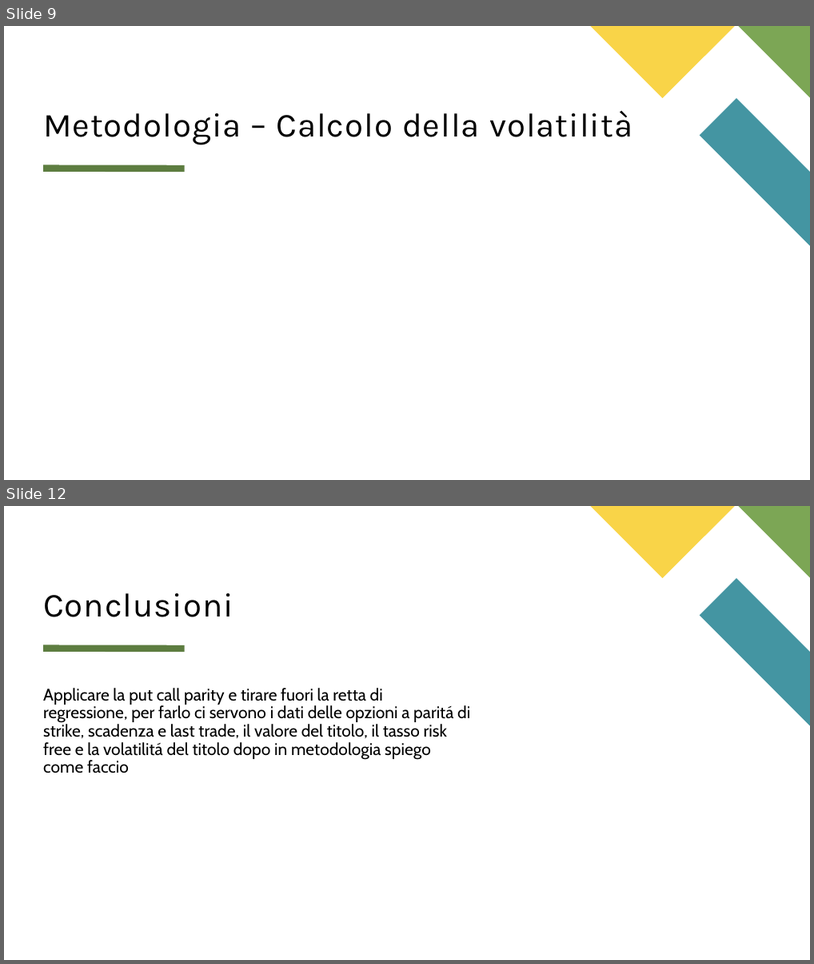
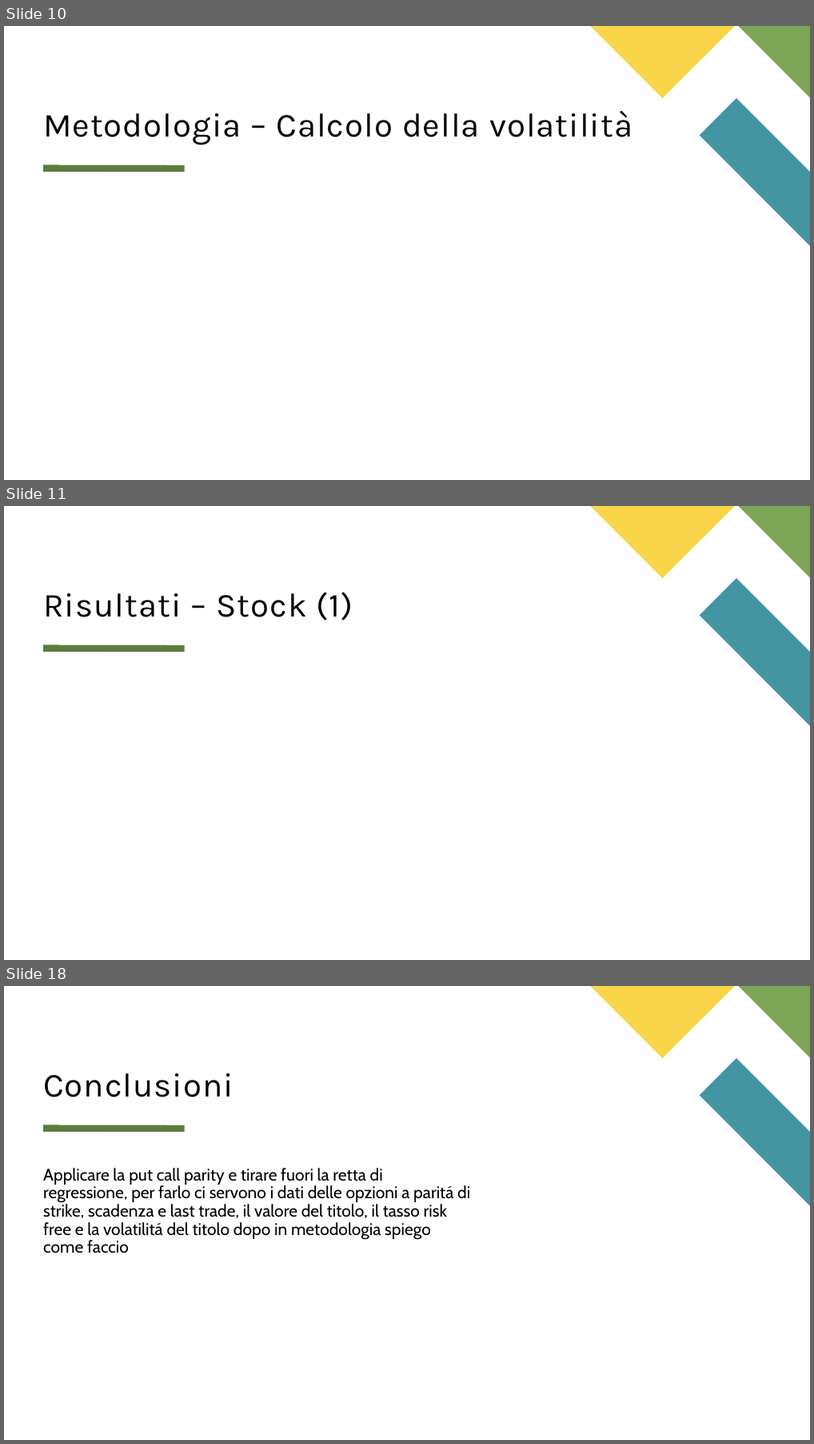
Before and after one commit to matteo-conti-97/MPSMF_Project, a slide deck: presentazione.pptx. Shown one above the other, each under a label of ours: slides 9 and 12 before the commit, slides 10, 11 and 18 after it; the slides between them are not shown. The pictures are 814x964 and 814x1444 pixels, drawn with LibreOffice and Linux fonts; fonts in the diff are those of the drawing; grey boxes stand for pictures. Boxes give left, top, right and bottom in pixels: in the first picture for what was removed or moved away, otherwise in the second. Text is boxed around its words. In the diff, an @@ line names an element or a change of style, - is before the commit and + after.

```diff
--- a/presentazione.pptx
+++ b/presentazione.pptx
@@ slide 11 added at [4,506,810,960], background #FFFFFF; not listed: 4 template elements that a slide beside it also shows @@
@@ title added at [43,592,354,620], 40 pt, text #000000 @@
+Risultati – Stock (1)
@@ what was slide 9 is now slide 10 @@
@@ what was slide 12 is now slide 18 @@
```
Also in this commit, not shown: 4 slides changed, 5 other slides added, 15 other files.
